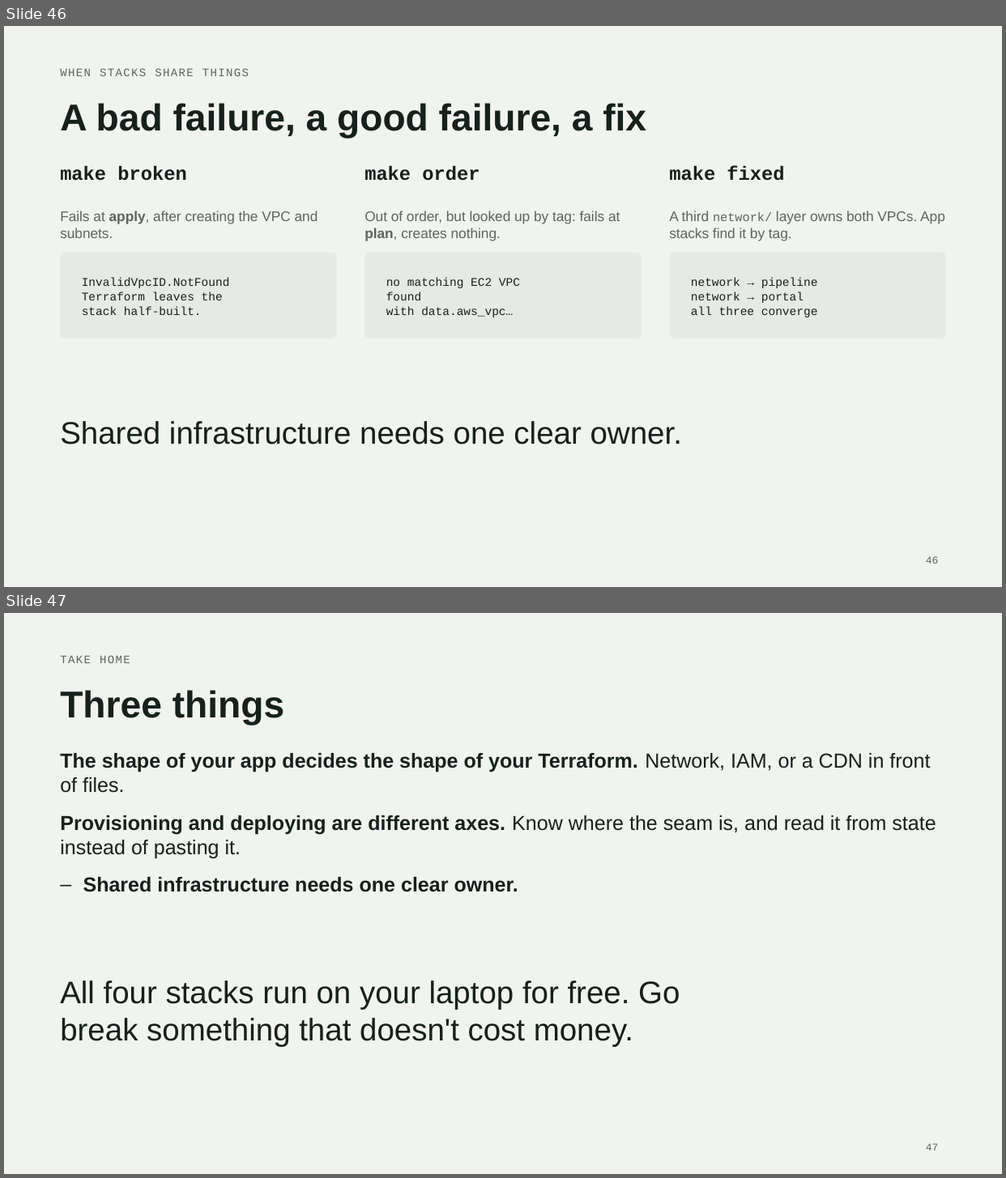
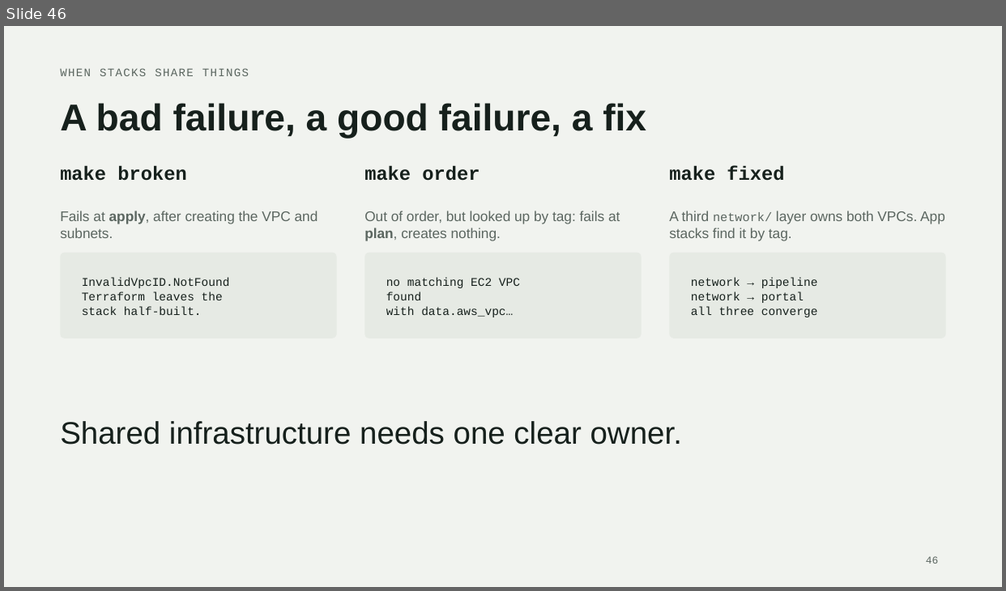
Before and after one commit to raysapida/terraform_demo, a slide deck: docs/slides.pptx. Shown one above the other, each under a label of ours: slides 46 and 47 before the commit, slide 46 after it. The pictures are 1006x1178 and 1006x591 pixels, drawn with LibreOffice and Linux fonts; fonts in the diff are those of the drawing. Boxes give left, top, right and bottom in pixels: in the first picture for what was removed or moved away, otherwise in the second. Text is boxed around its words. In the diff, an @@ line names an element or a change of style, - is before the commit and + after.

```diff
--- a/docs/slides.pptx
+++ b/docs/slides.pptx
@@ slide 47 removed at (x1=4, y1=613, x2=1002, y2=1174), background #F1F3EF @@
@@ text removed at (x1=60, y1=655, x2=130, y2=663) @@
-TAKE HOME
@@ title removed at (x1=60, y1=690, x2=284, y2=726) @@
-Three things
@@ text removed at (x1=60, y1=753, x2=936, y2=892) @@
-– The shape of your app decides the shape of your Terraform. Network, IAM, or a CDN in front of files.
-– Provisioning and deploying are different axes. Know where the seam is, and read it from state instead of pasting it.
-– Shared infrastructure needs one clear owner.
@@ text removed at (x1=60, y1=981, x2=680, y2=1047) @@
-All four stacks run on your laptop for free. Go break something that doesn't cost money.
@@ page number removed at (x1=926, y1=1144, x2=938, y2=1151) @@
-47
```
Also in this commit, not shown: 1 other slide removed, 4 other files.
